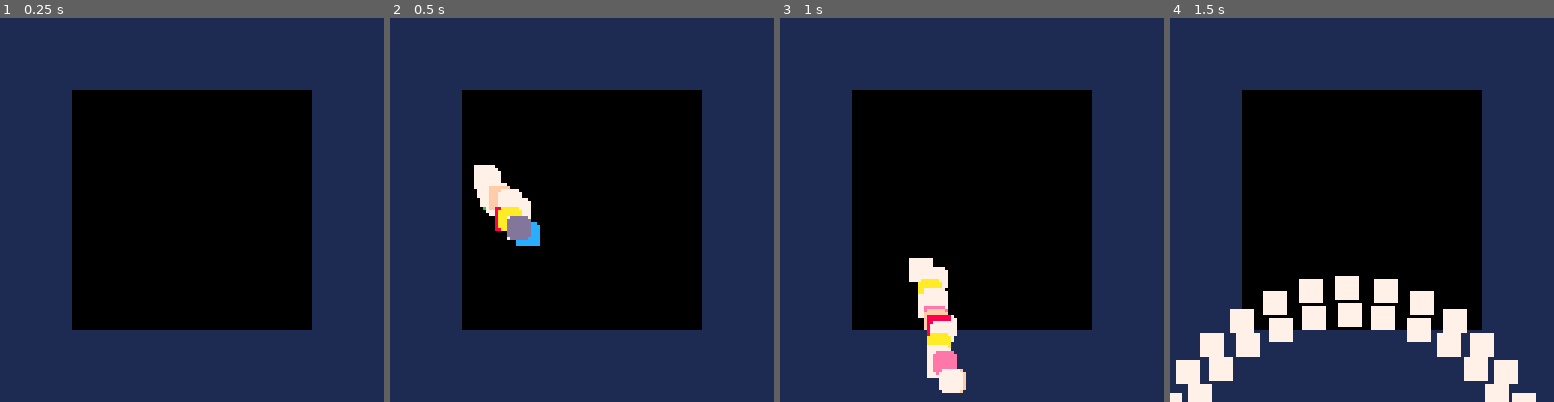
Above: before the commit, frames 1-4 (left to right).
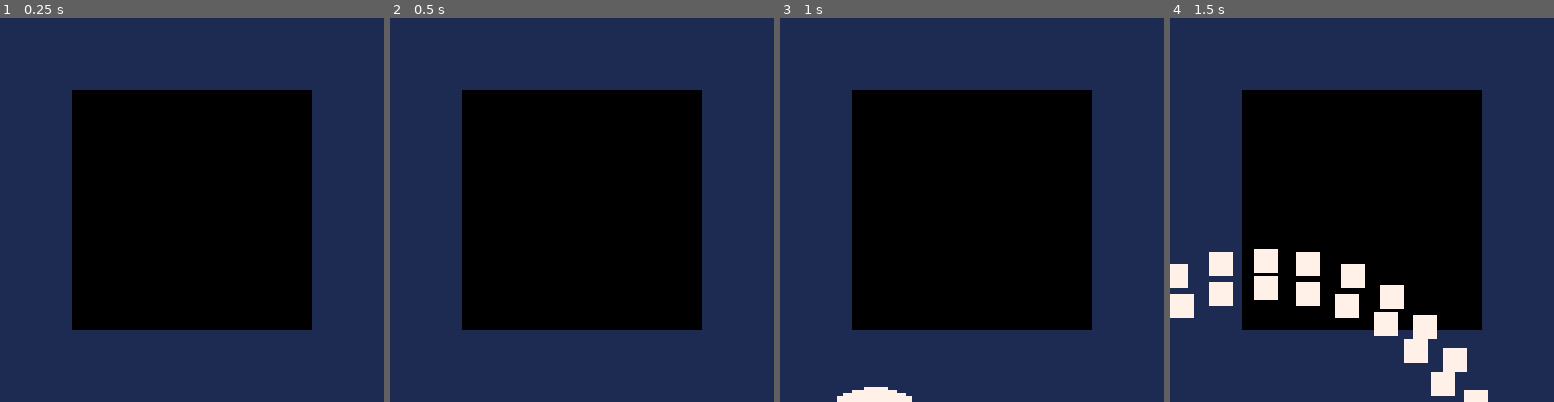
Above: after the commit, the same moments.

Repository: samskivert/darkflame
Game: PICO-8 cartridge darkflame.p8
Same seed, same stepped clock (60 frames per second), same inputs: the game is played once before the commit and once after it.
Inputs:
- Up to frame 1 (0.25 s): no input
- Up to frame 2 (0.5 s): tap X (X key) at 0.33 s
- Up to frame 3 (1 s): tap O (Z key) at 0.7 s
- Up to frame 4 (1.5 s): tap X (X key) at 1.07 s

Frame 1 is identical in both runs. In frame 2, 2.0% of the frame differs, in the area x 21-40%, y 38-60%; in frame 3, 3.4%; in frame 4, 11%, in the area x 0-96%, y 60-100%.

Commit message:
Disable charge/dash for now.
Also change move_ to update_.

Diff:
--- a/actor.lua
+++ b/actor.lua
@@ -24,7 +24,7 @@
     t=0,
     standing = false,
     draw=draw_actor,
-    move=move_actor,
+    update=update_actor,
   }
 
   -- attributes by flag
@@ -34,7 +34,7 @@
 
   if (fget(k,7)) then
     a.is_monster=true
-    a.move=move_monster
+    a.update=update_monster
   end
 
   if (fget(k,4)) then
@@ -108,7 +108,7 @@
   return false -- not solid
 end
 
-function move_actor(a)
+function update_actor(a)
   if (a.life <= 0) then
     del(actor,a)
   end
@@ -228,7 +228,7 @@
 function make_player(k, x, y, d)
   local a = make_actor(k, x, y, d)
   a.is_player=true
-  a.move=move_player
+  a.update=update_player
   a.score   = 0
   a.bounce  = 0
   a.delay   = 0
@@ -236,8 +236,8 @@
   return a
 end
 
-function move_player(pl)
-  move_actor(pl)
+function update_player(pl)
+  update_actor(pl)
 
   if (pl.y > 18) pl.life=0
 
@@ -286,35 +286,35 @@
   end
 
   -- charge
-  if (btn(5,b) and pl.delay == 0) then
-    pl.dash = 15
-    pl.delay= 20
-    -- charge in dir of buttons
-    dx=0 dy=0
-    if (btn(0,b)) dx-=1*q
-    if (btn(1,b)) dx+=1*q
-
-    -- keep controls to 4 btns
-    if (btn(2,b)) dy-=1*q
-    if (btn(3,b)) dy+=1*q
-
-    if (dx==0 and dy==0) then
-      pl.dx += pl.d * 0.4
-    else
-      local aa=atan2(dx,dy)
-      pl.dx += cos(aa)/2
-      pl.dy += sin(aa)/3
-
-      pl.dy=max(-0.5,pl.dy)
-    end
-
-    -- tiny extra vertical boost
-    if (not pl.standing) then
-      pl.dy = pl.dy - 0.2
-    end
-
-    sfx(11)
-  end
+  -- if (btn(5,b) and pl.delay == 0) then
+  --   pl.dash = 15
+  --   pl.delay= 20
+  --   -- charge in dir of buttons
+  --   dx=0 dy=0
+  --   if (btn(0,b)) dx-=1*q
+  --   if (btn(1,b)) dx+=1*q
+
+  --   -- keep controls to 4 btns
+  --   if (btn(2,b)) dy-=1*q
+  --   if (btn(3,b)) dy+=1*q
+
+  --   if (dx==0 and dy==0) then
+  --     pl.dx += pl.d * 0.4
+  --   else
+  --     local aa=atan2(dx,dy)
+  --     pl.dx += cos(aa)/2
+  --     pl.dy += sin(aa)/3
+
+  --     pl.dy=max(-0.5,pl.dy)
+  --   end
+
+  --   -- tiny extra vertical boost
+  --   if (not pl.standing) then
+  --     pl.dy = pl.dy - 0.2
+  --   end
+
+  --   sfx(11)
+  -- end
 
   -- super: give more dash
   if (pl.super > 0) pl.dash=2
@@ -353,8 +353,8 @@
   if (abs(pl.dx) < 0.1) pl.frame = 0
 end
 
-function move_monster(m)
-  move_actor(m)
+function update_monster(m)
+  update_actor(m)
 
   if (m.life<=0) then
     bang_puff(m.x,m.y-0.5,104)
@@ -384,7 +384,7 @@
     [53]={
       ddy=0,
       friction=1,
-      move=move_builder,
+      update=update_builder,
       draw=dummy
     },
 
@@ -402,7 +402,7 @@
       frames=1,
       bounce=0,
       ddy=0, -- gravity
-      move=move_swirly,
+      update=update_swirly,
       draw=draw_swirly,
       can_bump=false,
       d=0.25,
@@ -414,7 +414,7 @@
       ddx=0,
       frames=1,
       active_t=0,
-      move=move_mushroom
+      update=update_mushroom
     },
 
     -- glitch mushroom
@@ -424,7 +424,7 @@
 
     -- bird
     [93]={
-      move=move_bird,
+      update=update_bird,
       draw=draw_bird,
 
       bounce=0,
@@ -433,7 +433,7 @@
 
     -- frog
     [96]={
-      move=move_frog,
+      update=update_frog,
       draw=draw_frog,
       bounce=0,
       friction=1,
--- a/world.lua
+++ b/world.lua
@@ -280,7 +280,7 @@
 
 function _update()
   for a in all(actor) do
-    a:move()
+    a:update()
   end
 
   foreach(sparkle, move_sparkle)
